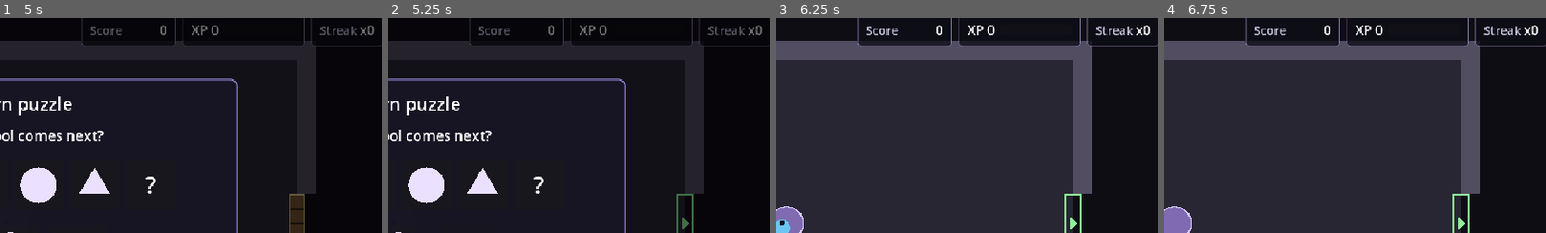
Above: before the commit, frames 1-4 (left to right).
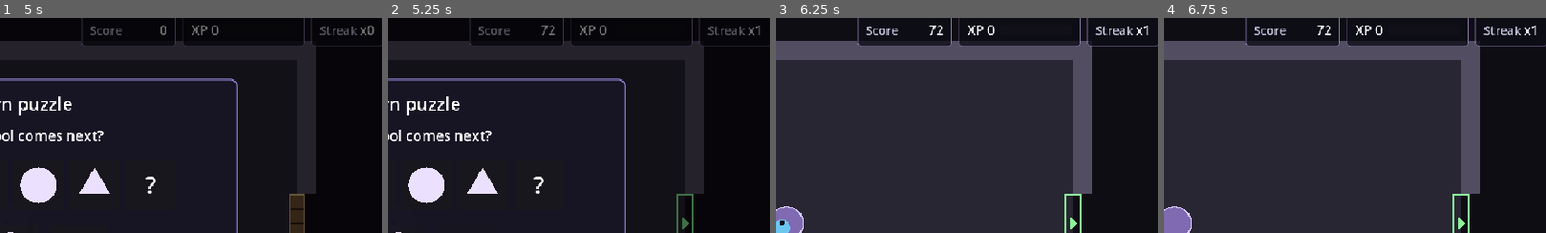
Above: after the commit, the same moments.

Repository: M-Mashreghi/MindForge
Game: Godot game, scene res://game/scenes/main/main.tscn
Two runs of this game, one before a commit and one after it. Both use one fixed random seed, a clock stepped at 60 frames per second and the inputs below.
Inputs (mouse positions are % of the whole screen's width and height, from its top left):
- Up to frame 1 (5 s): click "New Run" at 0.5 s; tap Enter at 1.25 s; hold D (move_right) 1.28-2.03 s; hold E (interact) 1.28-2.03 s; hold S (move_down) 2.03-2.78 s; tap E (interact) at 2.1, 3.6 s; hold D (move_right) 2.78-3.53 s; hold E (interact) 2.78-3.53 s; hold W (move_up) 3.53-4.28 s; hold A (move_left) from 4.28 s (still down); hold E (interact) from 4.28 s (still down)
- Up to frame 2 (5.25 s): release A (move_left) at 5 s; release E (interact) at 5 s; click (41, 57) at 5.02 s
- Up to frame 3 (6.25 s): click "Leave" at 5.75 s
- Up to frame 4 (6.75 s): tap Space at 6.5 s; hold A (move_left) from 6.53 s (still down); tap E (interact) at 6.6 s
The pictures show only the part of the screen within x 49-99%, y 2-52%; the shares and areas given below are measured in that part.

Frame 1 is identical in both runs. In frame 2, 0.1% of the frame differs, in the area x 40-98%, y 3-8%; in frame 3, 0.1%; in frame 4, 0.1%.

Commit message:
task(4.1): add deterministic scoring formula
- base points x bounded difficulty multiplier, product clamped
- incorrect/abandoned score zero; points never negative
- run score and streak updated from validated results
- scoring is independent of skill estimation

Co-Authored-By: Claude Opus 5.5 (1M context) <noreply@anthropic.com>

Diff:
--- a/game/autoload/game_state.gd
+++ b/game/autoload/game_state.gd
@@ -7,6 +7,7 @@
 const DEFAULT_RUN_LENGTH := 3
 const MAIN_MENU_SCENE := "res://game/scenes/ui/main_menu.tscn"
 const DUNGEON_SCENE := "res://game/scenes/dungeon/dungeon.tscn"
+const ScoringEngine := preload("res://game/scripts/scoring/scoring_engine.gd")
 
 var run_active: bool = false
 var run_seed: int = 0
@@ -24,10 +25,14 @@
 ## Player choice from the menu: run warm-up (calibration) rooms for a new
 ## profile. Kept across runs.
 var warmup_enabled: bool = true
+var scoring := ScoringEngine.new()
+## Score record of the last scored puzzle (for feedback and debugging).
+var last_score: Dictionary = {}
 
 
 func _ready() -> void:
 	reset()
+	EventBus.puzzle_resolved.connect(_on_puzzle_resolved)
 
 
 ## Clears all run values back to the idle (no run) state.
@@ -43,6 +48,7 @@
 	xp = 0
 	xp_progress = 0.0
 	streak = 0
+	last_score = {}
 
 
 ## Starts a run. The same seed always produces the same initial state.
@@ -94,6 +100,23 @@
 	return run_active and room_index >= run_length - 1
 
 
+## Scores a validated puzzle result into the run: points from the scoring
+## engine (which never touches skill), then the streak. Placeholder results
+## and results outside a run are ignored. Returns the score record.
+func apply_puzzle_result(result: Dictionary) -> Dictionary:
+	if not run_active or result.get("placeholder", false) or not result.has("puzzle_id"):
+		return {}
+	last_score = scoring.score(result, {"streak": streak})
+	score += int(last_score["points"])
+	streak = streak + 1 if last_score["correct"] else 0
+	EventBus.run_state_changed.emit()
+	return last_score
+
+
+func _on_puzzle_resolved(_room_id: StringName, _puzzle_id: StringName, result: Dictionary) -> void:
+	apply_puzzle_result(result)
+
+
 ## Picks a fresh seed for a new run. The run itself is deterministic from it.
 func make_run_seed() -> int:
 	var seeder := RandomNumberGenerator.new()
--- /dev/null
+++ b/game/scripts/scoring/scoring_engine.gd
@@ -0,0 +1,68 @@
+extends RefCounted
+## Deterministic puzzle score:
+##
+##   points = round(base x clamp(product of multipliers, product_floor, product_cap))
+##
+## Incorrect or abandoned results score 0. Scoring reads only the puzzle
+## result and run context; it never reads or changes skill ratings, and the
+## skill model never reads scores.
+##
+## Caps and floors (docs/GAME_DESIGN.md section 6):
+##   difficulty multiplier  0.5 .. 1.5   (linear in effective difficulty 0..1000)
+##   speed / hint / attempt / streak multipliers: see Task 4.2 (1.0 here)
+##   product of multipliers 0.25 .. 3.0
+##   points                 >= 0, integer
+
+const SCORING_VERSION := "scoring-v1"
+
+var base_points: int = 100
+var difficulty_min_multiplier: float = 0.5
+var difficulty_max_multiplier: float = 1.5
+var product_floor: float = 0.25
+var product_cap: float = 3.0
+
+
+## `context` may include "streak" (correct answers in a row before this one).
+func score(result: Dictionary, context: Dictionary = {}) -> Dictionary:
+	var multipliers := {
+		"difficulty": difficulty_multiplier(_difficulty(result)),
+		"speed": speed_multiplier(result),
+		"hint": hint_multiplier(result),
+		"attempt": attempt_multiplier(result),
+		"streak": streak_multiplier(int(context.get("streak", 0))),
+	}
+	var product := 1.0
+	for key in multipliers:
+		product *= multipliers[key]
+	product = clampf(product, product_floor, product_cap)
+	var correct := bool(result.get("correct", false)) and not bool(result.get("abandoned", false))
+	var points := maxi(0, roundi(base_points * product)) if correct else 0
+	return {"scoring_version": SCORING_VERSION, "points": points, "correct": correct,
+		"multipliers": multipliers, "product": product}
+
+
+func difficulty_multiplier(difficulty: float) -> float:
+	var t := clampf(difficulty / 1000.0, 0.0, 1.0)
+	return lerpf(difficulty_min_multiplier, difficulty_max_multiplier, t)
+
+
+func speed_multiplier(_result: Dictionary) -> float:
+	return 1.0
+
+
+func hint_multiplier(_result: Dictionary) -> float:
+	return 1.0
+
+
+func attempt_multiplier(_result: Dictionary) -> float:
+	return 1.0
+
+
+func streak_multiplier(_streak: int) -> float:
+	return 1.0
+
+
+static func _difficulty(result: Dictionary) -> float:
+	if result.get("calibrated_difficulty") != null:
+		return float(result["calibrated_difficulty"])
+	return float(result.get("target_difficulty", 500.0))
--- /dev/null
+++ b/tests/unit/test_scoring.gd
@@ -0,0 +1,74 @@
+extends "res://tests/test_case.gd"
+
+const ScoringEngine := preload("res://game/scripts/scoring/scoring_engine.gd")
+
+var engine := ScoringEngine.new()
+
+
+func _result(correct: bool, difficulty: float = 500.0, extra: Dictionary = {}) -> Dictionary:
+	var r := {"puzzle_id": &"p", "correct": correct, "attempts": 1, "hint_cost": 0.0, "hints_used": 0,
+		"response_ms": 10000, "target_difficulty": difficulty, "calibrated_difficulty": null,
+		"time_band_seconds": [10, 40]}
+	r.merge(extra, true)
+	return r
+
+
+func test_base_times_difficulty() -> void:
+	check_eq(engine.score(_result(true, 500.0))["points"], 100, "mid difficulty = base")
+	check_eq(engine.score(_result(true, 0.0))["points"], 50, "easiest = 0.5x")
+	check_eq(engine.score(_result(true, 1000.0))["points"], 150, "hardest = 1.5x")
+	check_eq(engine.score(_result(true, 5000.0))["points"], 150, "difficulty multiplier capped")
+
+
+func test_harder_correct_answers_score_more() -> void:
+	var previous := -1
+	for d in range(0, 1001, 100):
+		var points: int = engine.score(_result(true, d))["points"]
+		check(points >= previous, "non-decreasing in difficulty (%d)" % d)
+		previous = points
+
+
+func test_calibrated_difficulty_preferred() -> void:
+	check_eq(engine.score(_result(true, 200.0, {"calibrated_difficulty": 800.0}))["points"], 130, "uses calibrated")
+
+
+func test_incorrect_and_abandoned_score_zero() -> void:
+	check_eq(engine.score(_result(false, 900.0))["points"], 0, "incorrect")
+	check_eq(engine.score(_result(true, 900.0, {"abandoned": true}))["points"], 0, "abandoned")
+
+
+func test_identical_inputs_identical_scores() -> void:
+	var r := _result(true, 637.0, {"attempts": 2, "hint_cost": 0.35, "response_ms": 52000})
+	var a := engine.score(r, {"streak": 3})
+	for i in 5:
+		check_eq(engine.score(r.duplicate(), {"streak": 3}), a, "deterministic")
+
+
+func test_product_bounds_documented() -> void:
+	var record := engine.score(_result(true, 500.0))
+	check(record["product"] >= engine.product_floor and record["product"] <= engine.product_cap, "product bounded")
+	check(record.has("scoring_version"), "versioned")
+
+
+func test_scoring_never_touches_skill() -> void:
+	var profile: Node = tree.root.get_node("PlayerProfile")
+	var before: Dictionary = profile.skills.to_dict()
+	engine.score(_result(true, 900.0), {"streak": 5})
+	check_eq(profile.skills.to_dict(), before, "skill unchanged by scoring")
+	var source: String = (load("res://game/scripts/scoring/scoring_engine.gd") as GDScript).source_code
+	check(not "PlayerProfile" in source and not "skill_model" in source, "scoring has no skill dependency")
+
+
+func test_run_score_and_streak_from_results() -> void:
+	var gs: Node = tree.root.get_node("GameState")
+	var bus: Node = tree.root.get_node("EventBus")
+	gs.start_run(1)
+	bus.puzzle_resolved.emit(&"r", &"p", _result(true, 500.0))
+	bus.puzzle_resolved.emit(&"r", &"p", _result(true, 500.0))
+	check(gs.score >= 200, "score accumulates (%d)" % gs.score)
+	check_eq(gs.streak, 2, "streak counts correct answers")
+	bus.puzzle_resolved.emit(&"r", &"p", _result(false, 500.0))
+	check_eq(gs.streak, 0, "streak resets on failure")
+	var before: int = gs.score
+	bus.puzzle_resolved.emit(&"r", &"x", {"correct": true, "placeholder": true})
+	check_eq(gs.score, before, "placeholder results not scored")
Not shown, added: game/scripts/scoring/scoring_engine.gd.uid
Not shown, added: tests/unit/test_scoring.gd.uid
Not shown, changed: docs/GAME_DESIGN.md
Not shown, changed: docs/PROJECT_PHASES_AND_TASKS.md
Not shown, changed: docs/TASKS.md
Not shown, removed: game/scripts/scoring/.gitkeep
